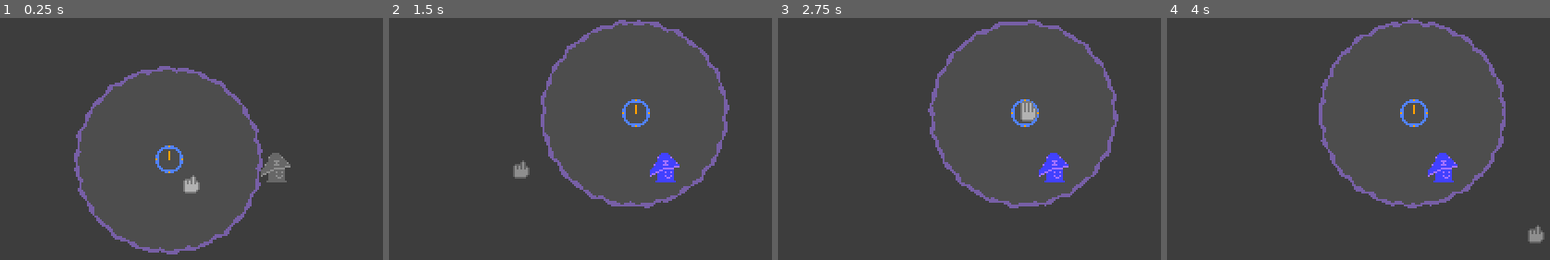
Above: before the commit, frames 1-4 (left to right).
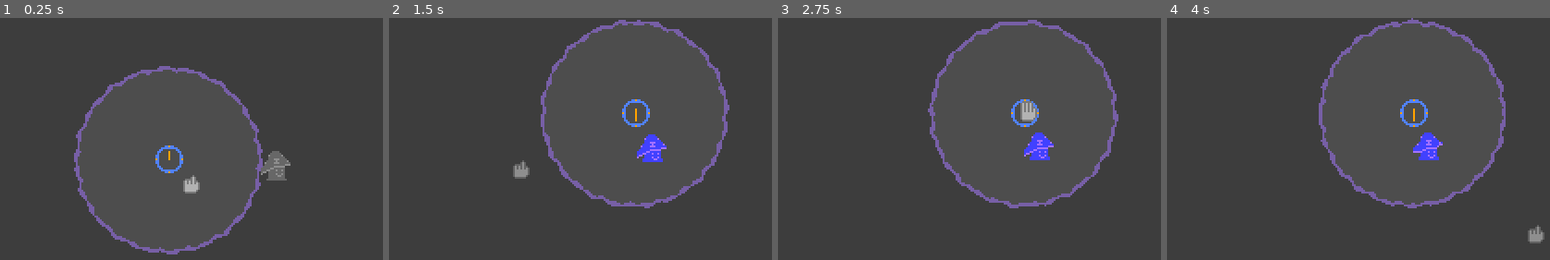
Above: after the commit, the same moments.

Repository: MarGamaDev/mini-jam-flow
Game: Godot game, scene res://Scenes/Main.tscn
The game is run twice, just before and just after one commit, with the same random seed, the same clock (stepped at 60 frames per second) and the same inputs.
Inputs (mouse positions are in pixels of both pictures, inside the frame that each line leads up to):
- Up to frame 1 (0.25 s): no input
- Up to frame 2 (1.5 s): drag from (557, 160) to (637, 109) at 0.52 s; drag from (461, 201) to (637, 107) at 1.27 s
- Up to frame 3 (2.75 s): move the mouse to (1026, 109) at 2.02 s; click (1026, 109) at 2.17 s
- Up to frame 4 (4 s): drag from (1327, 250) to (1412, 114) at 2.77 s; move the mouse to (1534, 233) at 3.52 s; click (1534, 233) at 3.67 s

The runs differ from the first frame. In frame 1, 0.3% of the frame differs, in the area x 68-76%, y 54-68%; in frame 2, 1.2%; in frame 3, 1.2%; in frame 4, 1.2%, in the area x 64-76%, y 35-68%.

Commit message:
yeah like a bunch of stuff init

Diff:
--- a/flow/Entities/Clock/TimeOrb.gd
+++ b/flow/Entities/Clock/TimeOrb.gd
@@ -2,10 +2,19 @@
 extends CharacterBody2D
 
 @export var follow_speed: float = 30;
+@onready var animated_sprite_2d: AnimatedSprite2D = $AnimatedSprite2D
+
+var TIMEZONE_RADIUS = preload("uid://jwj61sfwd8fr")
+
+signal entity_entered(area: Area2D);
+signal entity_exited(area: Area2D);
 
 var dragging: bool = false
 var mouse_inside: bool = false
-var drag_offset: Vector2 = Vector2.ZERO;
+var drag_offset: Vector2 = Vector2.ZERO
+
+func _ready() -> void:
+	animated_sprite_2d.play("Idle");
 
 func _process(_delta: float) -> void:
 	var mouse_pressed: bool = Input.is_mouse_button_pressed(MOUSE_BUTTON_LEFT);
@@ -30,3 +39,14 @@
 
 func _on_mouse_exited() -> void:
 	mouse_inside = false;
+
+func _on_timezone_area_entered(area: Area2D) -> void:
+	if area.is_in_group("Entity"):
+		entity_entered.emit(area);
+
+func _on_timezone_area_exited(area: Area2D) -> void:
+	if area.is_in_group("Entity"):
+		entity_exited.emit(area);
+
+func set_radius(radius: float) -> void:
+	TIMEZONE_RADIUS.radius = radius
--- a/flow/Entities/Clock/TimeOrb.tscn
+++ b/flow/Entities/Clock/TimeOrb.tscn
@@ -2,26 +2,37 @@
 
 [ext_resource type="Script" uid="uid://cv8q5jfwj5ek4" path="res://Entities/Clock/TimeOrb.gd" id="1_7usdx"]
 [ext_resource type="SpriteFrames" uid="uid://bln704xavp1uk" path="res://Entities/Clock/clock_spriteframes.tres" id="1_sr4yt"]
+[ext_resource type="Shape2D" uid="uid://jwj61sfwd8fr" path="res://Entities/Clock/timezone_radius.tres" id="3_k1rvi"]
 
 [sub_resource type="CircleShape2D" id="CircleShape2D_7usdx"]
 radius = 8.0
 
-[node name="Time Orb" type="CharacterBody2D" unique_id=1139669249 groups=["Entity", "Grabable"]]
+[node name="Time Orb" type="CharacterBody2D" unique_id=1139669249 groups=["Grabable"]]
+motion_mode = 1
 script = ExtResource("1_7usdx")
 follow_speed = 800.0
 
-[node name="CollisionShape2D" type="CollisionShape2D" parent="." unique_id=856880667 groups=["Entity", "Grabable"]]
+[node name="CollisionShape2D" type="CollisionShape2D" parent="." unique_id=856880667]
 shape = SubResource("CircleShape2D_7usdx")
 
-[node name="AnimatedSprite2D" type="AnimatedSprite2D" parent="." unique_id=563074674 groups=["Entity", "Grabable"]]
+[node name="AnimatedSprite2D" type="AnimatedSprite2D" parent="." unique_id=563074674]
 sprite_frames = ExtResource("1_sr4yt")
+animation = &"Idle"
 
-[node name="Area2D" type="Area2D" parent="." unique_id=472335767]
+[node name="CursorGrabber" type="Area2D" parent="." unique_id=472335767]
 collision_layer = 129
 collision_mask = 129
 
-[node name="CollisionShape2D" type="CollisionShape2D" parent="Area2D" unique_id=336879820 groups=["Entity", "Grabable"]]
+[node name="CollisionShape2D" type="CollisionShape2D" parent="CursorGrabber" unique_id=336879820 groups=["Entity", "Grabable"]]
 shape = SubResource("CircleShape2D_7usdx")
 
-[connection signal="mouse_entered" from="Area2D" to="." method="_on_mouse_entered"]
-[connection signal="mouse_exited" from="Area2D" to="." method="_on_mouse_exited"]
+[node name="Timezone" type="Area2D" parent="." unique_id=1023681726]
+
+[node name="CollisionShape2D" type="CollisionShape2D" parent="Timezone" unique_id=136059329]
+shape = ExtResource("3_k1rvi")
+debug_color = Color(0.8171344, 0.0019104058, 0.9735572, 0.41960785)
+
+[connection signal="mouse_entered" from="CursorGrabber" to="." method="_on_mouse_entered"]
+[connection signal="mouse_exited" from="CursorGrabber" to="." method="_on_mouse_exited"]
+[connection signal="area_entered" from="Timezone" to="." method="_on_timezone_area_entered"]
+[connection signal="area_exited" from="Timezone" to="." method="_on_timezone_area_exited"]
--- a/flow/Entities/Clock/clock_spriteframes.tres
+++ b/flow/Entities/Clock/clock_spriteframes.tres
@@ -22,13 +22,13 @@
 atlas = ExtResource("1_0ytnc")
 region = Rect2(64, 0, 16, 16)
 
+[sub_resource type="AtlasTexture" id="AtlasTexture_4tefw"]
+atlas = ExtResource("1_0ytnc")
+region = Rect2(80, 0, 16, 16)
+
 [sub_resource type="AtlasTexture" id="AtlasTexture_ppk0f"]
 atlas = ExtResource("1_0ytnc")
 region = Rect2(96, 0, 16, 16)
-
-[sub_resource type="AtlasTexture" id="AtlasTexture_4tefw"]
-atlas = ExtResource("1_0ytnc")
-region = Rect2(80, 0, 16, 16)
 
 [sub_resource type="AtlasTexture" id="AtlasTexture_y1hqk"]
 atlas = ExtResource("1_0ytnc")
@@ -53,15 +53,15 @@
 "texture": SubResource("AtlasTexture_ab51i")
 }, {
 "duration": 1.0,
-"texture": SubResource("AtlasTexture_ppk0f")
+"texture": SubResource("AtlasTexture_4tefw")
 }, {
 "duration": 1.0,
-"texture": SubResource("AtlasTexture_4tefw")
+"texture": SubResource("AtlasTexture_ppk0f")
 }, {
 "duration": 1.0,
 "texture": SubResource("AtlasTexture_y1hqk")
 }],
 "loop": true,
-"name": &"default",
-"speed": 5.0
+"name": &"Idle",
+"speed": 3.0
 }]
--- /dev/null
+++ b/flow/Entities/Clock/timezone_radius.tres
@@ -0,0 +1,3 @@
+[gd_resource type="CircleShape2D" format=3 uid="uid://jwj61sfwd8fr"]
+
+[resource]
--- /dev/null
+++ b/flow/Entities/EntityCenter.gd
@@ -0,0 +1,7 @@
+class_name EntityCenter
+extends Area2D
+
+signal on_update_timezone(enabled: bool)
+
+func update_timezone(enabled: bool):
+	on_update_timezone.emit(enabled)
--- /dev/null
+++ b/flow/Entities/EntityCenter.tscn
@@ -0,0 +1,13 @@
+[gd_scene format=3 uid="uid://cq7s6m8ofblrc"]
+
+[ext_resource type="Script" uid="uid://u1boyhcmgqiu" path="res://Entities/EntityCenter.gd" id="1_p2hh7"]
+
+[sub_resource type="CircleShape2D" id="CircleShape2D_jgqnr"]
+radius = 2.0
+
+[node name="Entity Center" type="Area2D" unique_id=697129407 groups=["Entity"]]
+script = ExtResource("1_p2hh7")
+
+[node name="CollisionShape2D" type="CollisionShape2D" parent="." unique_id=982022433]
+shape = SubResource("CircleShape2D_jgqnr")
+debug_color = Color(0.6563213, 0.5170071, 0, 0.41960785)
--- /dev/null
+++ b/flow/Entities/Player/Player.gd
@@ -0,0 +1,35 @@
+class_name Player
+extends CharacterBody2D
+
+@onready var animated_sprite_2d: AnimatedSprite2D = $AnimatedSprite2D
+
+@export var move_speed: float = 500;
+@export var orb_minimum_distance: float = 9;
+
+var time_orb: TimeOrb;
+var is_in_time: bool = false;
+
+func initialize(orb: TimeOrb):
+	time_orb = orb
+
+func _process(delta: float) -> void:
+	pass
+
+func _physics_process(delta: float) -> void:
+	if !is_in_time:
+		return
+
+	velocity = Vector2.ZERO
+	print((time_orb.global_position - global_position).length())
+	if (time_orb.global_position - global_position).length() > orb_minimum_distance:
+		velocity = (time_orb.global_position - global_position).normalized() * move_speed * delta
+	move_and_slide()
+
+func update_timezone(enabled: bool) -> void:
+	is_in_time = enabled;
+
+	if is_in_time:
+		animated_sprite_2d.play("Idle")
+		return;
+
+	animated_sprite_2d.pause()
--- a/flow/Entities/Player/Player.tscn
+++ b/flow/Entities/Player/Player.tscn
@@ -1,15 +1,26 @@
 [gd_scene format=3 uid="uid://djhvpaimgjr50"]
 
 [ext_resource type="SpriteFrames" uid="uid://brav5orqgvm83" path="res://Entities/Player/player_spriteframes.tres" id="1_e5kic"]
+[ext_resource type="Script" uid="uid://bdp0karo34s8t" path="res://Entities/Player/Player.gd" id="1_ww0jn"]
+[ext_resource type="PackedScene" uid="uid://cq7s6m8ofblrc" path="res://Entities/EntityCenter.tscn" id="3_vweq0"]
 
 [sub_resource type="CircleShape2D" id="CircleShape2D_ww0jn"]
 radius = 9.0
 
 [node name="Player" type="CharacterBody2D" unique_id=299891182]
+motion_mode = 1
+script = ExtResource("1_ww0jn")
+move_speed = 1000.0
+orb_minimum_distance = 20.0
 
 [node name="CollisionShape2D" type="CollisionShape2D" parent="." unique_id=240328214]
-position = Vector2(0, 1)
 shape = SubResource("CircleShape2D_ww0jn")
 
-[node name="AnimatedSprite2D" type="AnimatedSprite2D" parent="." unique_id=953751037 groups=["Entity"]]
+[node name="AnimatedSprite2D" type="AnimatedSprite2D" parent="." unique_id=953751037]
+position = Vector2(0, -1)
 sprite_frames = ExtResource("1_e5kic")
+animation = &"Idle"
+
+[node name="Entity Center" parent="." unique_id=697129407 instance=ExtResource("3_vweq0")]
+
+[connection signal="on_update_timezone" from="Entity Center" to="." method="update_timezone"]
--- a/flow/Entities/Player/player_spriteframes.tres
+++ b/flow/Entities/Player/player_spriteframes.tres
@@ -28,7 +28,13 @@
 "texture": SubResource("AtlasTexture_q1tn6")
 }, {
 "duration": 1.0,
+"texture": SubResource("AtlasTexture_q1tn6")
+}, {
+"duration": 1.0,
 "texture": SubResource("AtlasTexture_vrkfn")
+}, {
+"duration": 1.0,
+"texture": SubResource("AtlasTexture_t0ot1")
 }, {
 "duration": 1.0,
 "texture": SubResource("AtlasTexture_t0ot1")
@@ -40,6 +46,6 @@
 "texture": SubResource("AtlasTexture_kfhy2")
 }],
 "loop": true,
-"name": &"default",
+"name": &"Idle",
 "speed": 6.0
 }]
--- a/flow/Scenes/GameManager.gd
+++ b/flow/Scenes/GameManager.gd
@@ -1,13 +1,23 @@
 class_name GameManager
 extends Node2D
 
-@onready var time_shader: ColorRect = $CanvasLayer/Control/TimeShader
-@onready var time_orb: CharacterBody2D = $"Time Orb"
+const TIME_SHADER_MATERIAL = preload("uid://yjrxvhfw04t4")
+
+@onready var time_orb: TimeOrb = $"Time Orb"
+@onready var player: Player = $Player
 
 @export var time_area_radius: float = 50
 
 func _ready() -> void:
-	time_shader.material.set_shader_parameter("time_area_radius", time_area_radius)
+	TIME_SHADER_MATERIAL.set_shader_parameter("time_area_radius", time_area_radius)
+	time_orb.set_radius(time_area_radius)
+	player.initialize(time_orb)
 
 func _process(_delta: float) -> void:
-	time_shader.material.set_shader_parameter("time_area_coords", time_orb.global_position)
+	TIME_SHADER_MATERIAL.set_shader_parameter("time_area_coords", time_orb.global_position)
+
+func _on_time_orb_entity_entered(area: Area2D) -> void:
+	area.update_timezone(true);
+
+func _on_time_orb_entity_exited(area: Area2D) -> void:
+	area.update_timezone(false);
--- a/flow/Scenes/Main.tscn
+++ b/flow/Scenes/Main.tscn
@@ -41,3 +41,6 @@
 
 [node name="Player" parent="." unique_id=299891182 instance=ExtResource("5_pbw6q")]
 position = Vector2(206, 81)
+
+[connection signal="entity_entered" from="Time Orb" to="." method="_on_time_orb_entity_entered"]
+[connection signal="entity_exited" from="Time Orb" to="." method="_on_time_orb_entity_exited"]
Not shown, added: flow/Entities/EntityCenter.gd.uid
Not shown, added: flow/Entities/Player/Player.gd.uid
Not shown, added: Sprites/button.aseprite
Not shown, added: Sprites/lantern.aseprite
